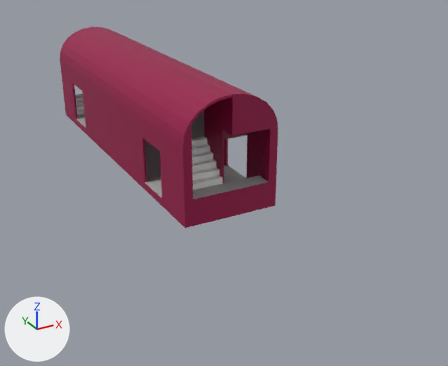
Renders of the Blender file Assets/Blender/ROSS Front.blend from each side of a commit.
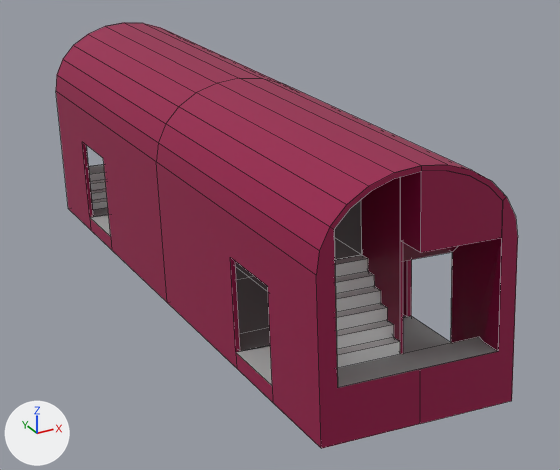
Each version appears first whole from a 50 mm camera at (-10.6, -26.7, 10.8) aimed at (2.4, -3.0, -1.0), and next in a close-up on the part from 7% to 67% of the width and 4% to 65% of the height. Every picture has the same lights, and +X, +Y and +Z are marked at lower left. The close-ups show mesh edges as thin lines.

The older version as bpy lines, for what is in view:
```python
me_cube = bpy.data.meshes.new('Cube')
me_cube.from_pydata(...)  # 85 vertices, 43 faces, 10 loose edges; spans x 0.0..2.0, y 0.0..16.0, z 0.0..4.9
# faces by material slot: [39, 4]
me_cube.materials.append(mat_material)  # red #980047
me_cube.materials.append(mat_floor)  # grey #aaaaaa
me_cube_003 = bpy.data.meshes.new('Cube.003')
me_cube_003.from_pydata(...)  # 76 vertices, 38 faces; spans x -1.9..1.9, y 4.09..8.0, z 0.35..4.75
# faces by material slot: [17, 19, 2]
me_cube_003.materials.append(mat_material)  # red #980047
me_cube_003.materials.append(mat_step)  # white #e7e7e7
me_cube_003.materials.append(mat_floor)  # grey #aaaaaa
ob_body = bpy.data.objects.new('Body', me_cube)
ob_body.location = (0.0, 0.0, 0.0)
_m = ob_body.modifiers.new('Mirror', 'MIRROR')
_m.use_axis = (True, True, False)
ob_steps = bpy.data.objects.new('Steps', me_cube_003)
ob_steps.location = (0.0, 0.0, 0.0)
_m = ob_steps.modifiers.new('Array', 'ARRAY')
_m.use_relative_offset = False
_m.relative_offset_displace = (0.0, 0.0, 0.0)
_m.use_object_offset = True
_m.offset_object = ob_mirror_anchor
```
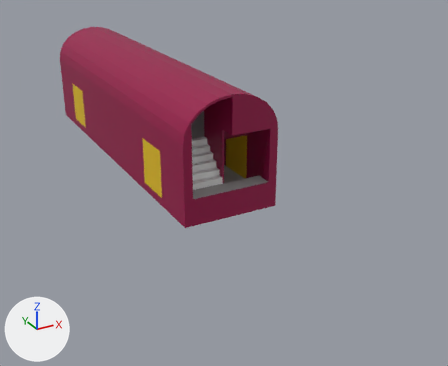
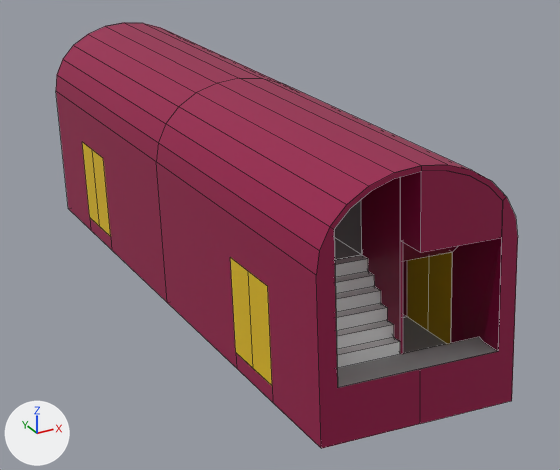
What changed in the scene script:
```text
Add mat_door:
    mat_door = principled_material('Door')
    mat_door.base_color = (0.8, 0.537, 0.0)  # yellow #e7c200
Add me_cube_011:
    me_cube_011.from_pydata(...)  # a box spanning x -1.0..1.0, y -1.0..1.0, z -1.0..1.0
    me_cube_011.materials.append(mat_door)  # yellow #e7c200
Add ob_back_left_1:
    ob_back_left_1 = bpy.data.objects.new('Back Left 1', me_cube_011)
    ob_back_left_1.location = (-1.95, -5.44, 1.35)
    ob_back_left_1.scale = (0.05, 0.45, 1.0)
Add ob_back_left_2:
    ob_back_left_2 = bpy.data.objects.new('Back Left 2', me_cube_011.copy())
    ob_back_left_2.location = (-1.95, -4.54, 1.35)
    ob_back_left_2.scale = (0.05, 0.45, 1.0)
Add ob_back_right_1:
    ob_back_right_1 = bpy.data.objects.new('Back Right 1', me_cube_011.copy())
    ob_back_right_1.location = (1.95, -5.44, 1.35)
    ob_back_right_1.scale = (0.05, 0.45, 1.0)
Add ob_back_right_2:
    ob_back_right_2 = bpy.data.objects.new('Back Right 2', me_cube_011.copy())
    ob_back_right_2.location = (1.95, -4.54, 1.35)
    ob_back_right_2.scale = (0.05, 0.45, 1.0)
Add ob_front_left_2:
    ob_front_left_2 = bpy.data.objects.new('Front Left 2', me_cube_011.copy())
    ob_front_left_2.location = (-1.95, 5.44, 1.35)
    ob_front_left_2.scale = (0.05, 0.45, 1.0)
Add ob_front_left_1:
    ob_front_left_1 = bpy.data.objects.new('Front Left 1', me_cube_011.copy())
    ob_front_left_1.location = (-1.95, 4.54, 1.35)
    ob_front_left_1.scale = (0.05, 0.45, 1.0)
```

What differs and where, as boxes [x1, y1, x2, y2] in the close-ups (560 x 470 px):
'Back Right 1', added
    after: [428, 252, 452, 344]
'Back Left 1', added (yellow)
    after: [248, 271, 272, 386]
'Back Left 2', added (yellow)
    after: [230, 257, 253, 368]
'Back Right 2', added
    after: [407, 256, 429, 331]
'Front Left 1', added (yellow)
    after: [93, 151, 111, 237]
'Front Left 2', added (yellow)
    after: [82, 142, 100, 227]
